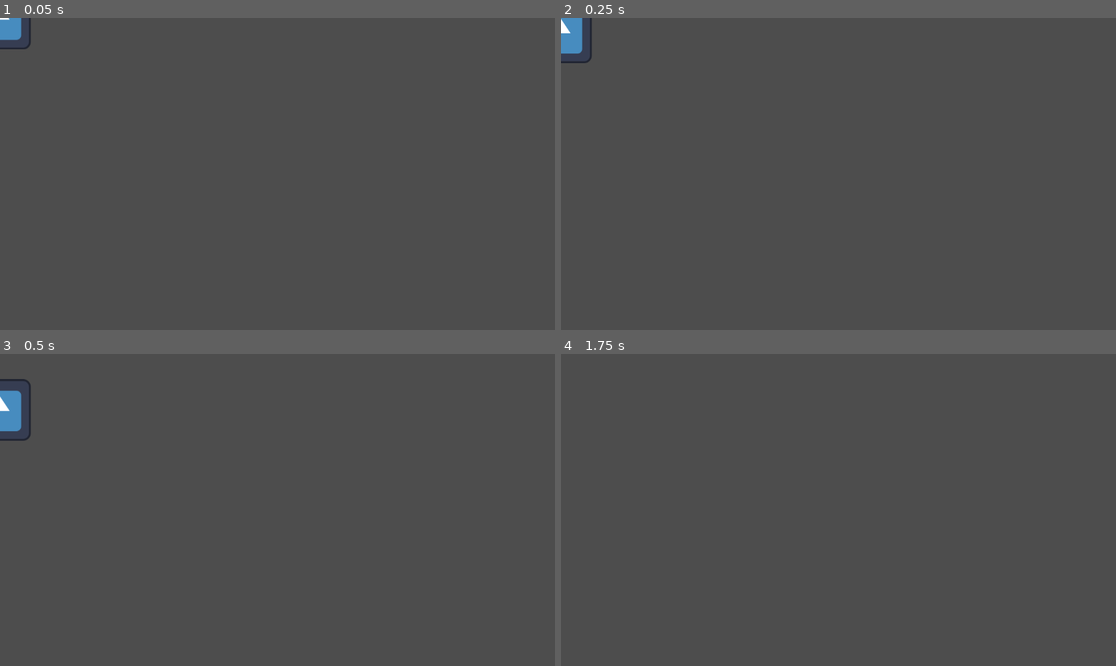
Above: before the commit, frames 1-4 (two rows, left to right).
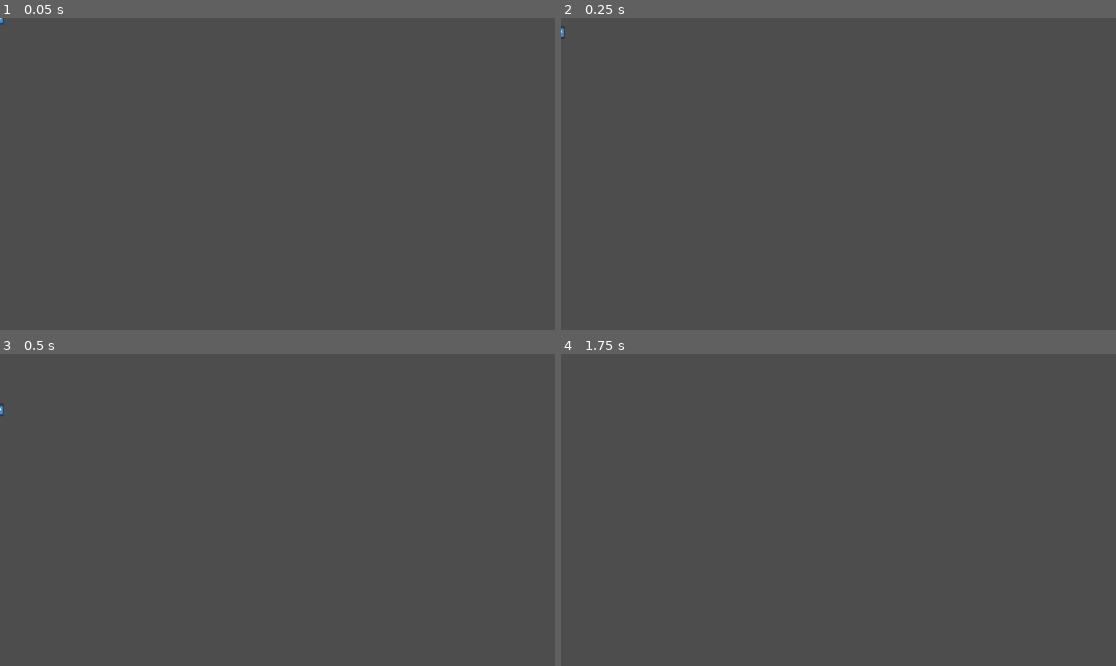
Above: after the commit, the same moments.

Repository: Ethyrid/CF-Project-2D
Game: Godot game, scene res://Escenas/Player.tscn
Same seed, same stepped clock (60 frames per second), same inputs: the game is played once before the commit and once after it. The project has no main scene, so this scene is started directly. The engine's default icon, where the game draws it, is replaced by a stand-in: a white triangle on a blue panel in a dark square.
Inputs:
- Up to frame 1 (0.05 s): no input
- Up to frame 2 (0.25 s): no input
- Up to frame 3 (0.5 s): no input
- Up to frame 4 (1.75 s): hold Right (ui_right) from 0.53 s (still down); tap Up (ui_up) at 0.77, 1.52 s

The runs differ from the first frame. In frame 1, 0.3% of the frame differs, in the area x 0-6%, y 0-11%; in frame 2, 0.5%; in frame 3, 0.6%, in the area x 0-6%, y 8-28%; in frame 4, nothing differs.

Commit message:
Bomba de humo

Diff:
--- /dev/null
+++ b/Escenas/Bomba de humo.tscn
@@ -0,0 +1,37 @@
+[gd_scene load_steps=5 format=3 uid="uid://wqelirgb3wd3"]
+
+[ext_resource type="Texture2D" uid="uid://bfbtkqbcyf1gy" path="res://Assets/Imagenes/Humo.png" id="1_1ta0w"]
+
+[sub_resource type="CircleShape2D" id="CircleShape2D_ofalt"]
+
+[sub_resource type="ParticleProcessMaterial" id="ParticleProcessMaterial_beb7p"]
+particle_flag_disable_z = true
+angle_min = -526.4
+angle_max = 402.6
+radial_velocity_min = -10.95
+radial_velocity_max = 98.74
+gravity = Vector3(0, 0, 0)
+linear_accel_min = -100.0
+linear_accel_max = -70.97
+
+[sub_resource type="CircleShape2D" id="CircleShape2D_d0ums"]
+
+[node name="RigidBody2D" type="RigidBody2D"]
+scale = Vector2(0.997644, 1)
+
+[node name="CollisionShape2D" type="CollisionShape2D" parent="."]
+shape = SubResource("CircleShape2D_ofalt")
+
+[node name="GPUParticles2D" type="GPUParticles2D" parent="."]
+scale = Vector2(0.991581, 0.993291)
+amount = 400
+process_material = SubResource("ParticleProcessMaterial_beb7p")
+texture = ExtResource("1_1ta0w")
+lifetime = 1.5
+randomness = 0.31
+
+[node name="Area2D" type="Area2D" parent="."]
+
+[node name="CollisionShape2D" type="CollisionShape2D" parent="Area2D"]
+scale = Vector2(9.52137, 9.52137)
+shape = SubResource("CircleShape2D_d0ums")
--- a/Escenas/Player.tscn
+++ b/Escenas/Player.tscn
@@ -55,5 +55,6 @@
 texture = ExtResource("2_wocfj")
 
 [node name="AnimatedSprite2D" type="AnimatedSprite2D" parent="."]
+visible = false
 sprite_frames = SubResource("SpriteFrames_5nla0")
 animation = &"Run"
--- a/project.godot
+++ b/project.godot
@@ -14,3 +14,7 @@
 run/main_scene="res://Escenas/node_2d.tscn"
 config/features=PackedStringArray("4.3", "Forward Plus")
 config/icon="res://icon.svg"
+
+[rendering]
+
+textures/canvas_textures/default_texture_filter=0
Binary file added: Assets/Imagenes/Humo.png
Not shown, added: Assets/Imagenes/Humo.png.import
